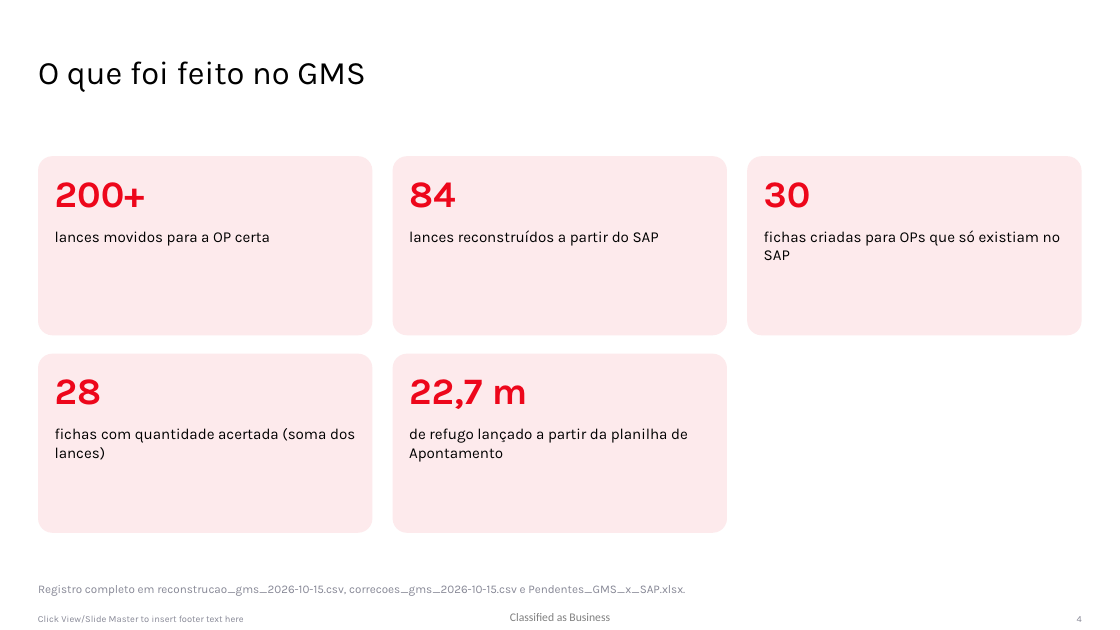
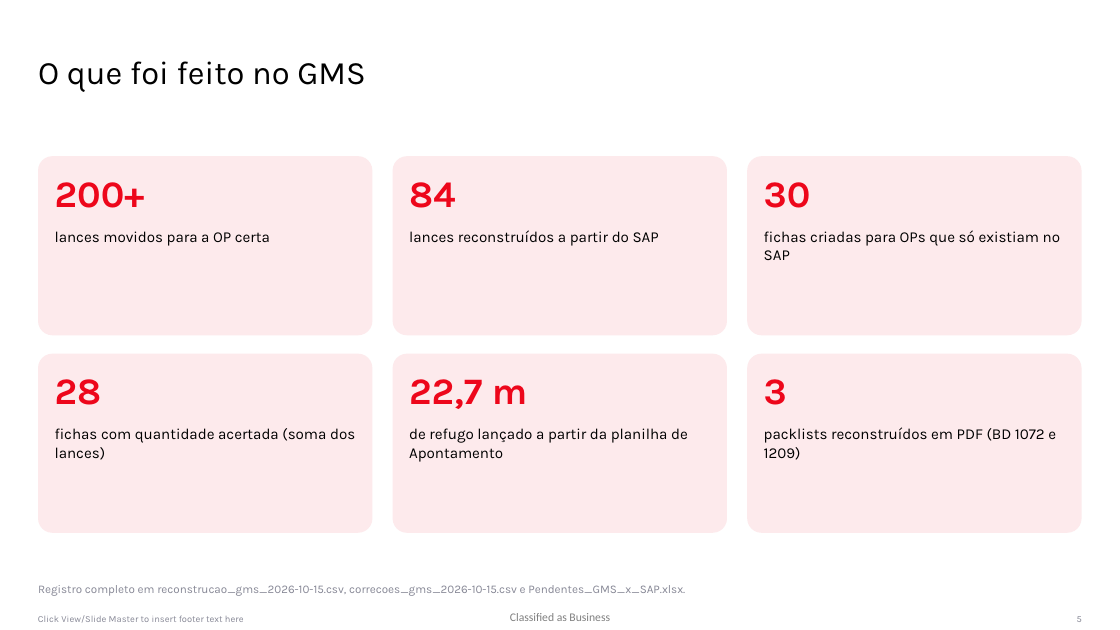
Before and after one commit to WilliamNRAmorim/Projetos, a slide deck: slide 5 of Producao_GMS_x_MB51/Apresentação/Tratativas_GMS_x_SAP.pptx (slide 4 before the commit). Drawn at 1120x630 pixels with LibreOffice and Linux fonts; fonts in the diff are those of the drawing; background and template pictures are left out. Boxes give left, top, right and bottom in pixels: in the first picture for what was removed or moved away, otherwise in the second. Text is boxed around its words. In the diff, an @@ line names an element or a change of style, - is before the commit and + after.

```diff
--- a/Producao_GMS_x_MB51/Apresentação/Tratativas_GMS_x_SAP.pptx
+++ b/Producao_GMS_x_MB51/Apresentação/Tratativas_GMS_x_SAP.pptx
@@ rounded rectangle added at (748,354,1082,533), fill #FDEAEC @@
@@ text added at (764,379,787,405), 32 pt, text #ED071B, bold @@
+3
@@ text added at (764,427,1056,460), 13 pt, text #000000 @@
+packlists reconstruídos em PDF (BD 1072 e 1209)
```
Also in this commit, not shown: 3 other slides changed, 4 slides added.
